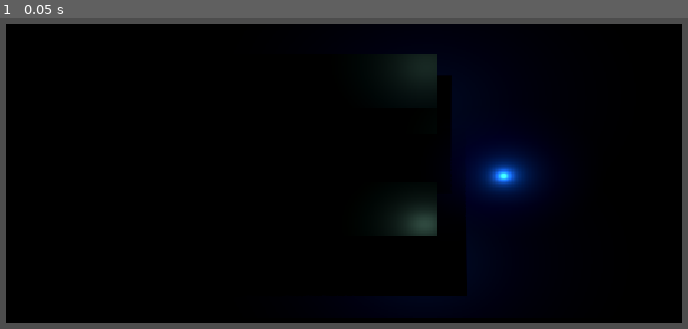
Above: before the commit, frame 1.
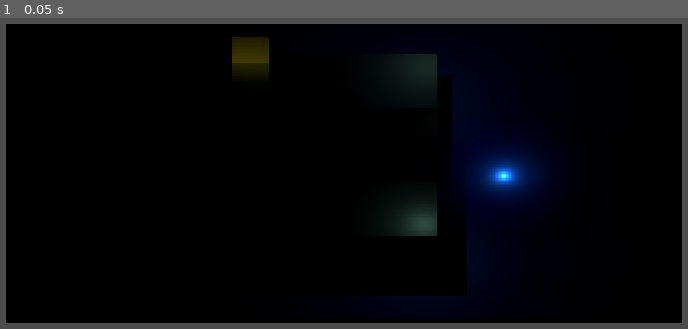
Above: after the commit, the same moment.

Repository: Rovert-XI/Hey-HO
Game: Godot game, scene res://Scenes/zona_b.tscn
The game is run twice, just before and just after one commit, with the same random seed, the same clock (stepped at 60 frames per second) and the same inputs.
Inputs:
- Up to frame 1 (0.05 s): no input

The runs differ from the first frame. In frame 1, 0.6% of the frame differs, in the area x 33-40%, y 6-18%.

Commit message:
Implemente Nivel 2 (SistemaEventos y Disparador)
Agregue la lógica del disparador de alertas y el sistema de iluminación con decaimiento exponencial para la Zona B. Y organice la escena C, juntos con los scripts

Diff:
--- a/hey-ho!/Scenes/zona_b.tscn
+++ b/hey-ho!/Scenes/zona_b.tscn
@@ -1,6 +1,12 @@
 [gd_scene format=3 uid="uid://cxrjsrmelbbsl"]
 
 [ext_resource type="Script" uid="uid://sok0udsv5rqf" path="res://ScriptsZonaB/luz_parpadeante.gd" id="1_21en6"]
+[ext_resource type="Script" uid="uid://bybf4rkpaykla" path="res://ScriptsZonaB/disparador.gd" id="2_af74f"]
+[ext_resource type="Script" uid="uid://dhvhe5f7hqtea" path="res://ScriptsZonaC/contorl_jugador.gd" id="3_xykrd"]
+[ext_resource type="Script" uid="uid://cxp4d8dt3gqfb" path="res://ScriptsZonaC/lector_entrada.gd" id="4_ofdnd"]
+[ext_resource type="Script" uid="uid://b5id8v41ev61a" path="res://ScriptsZonaC/orientador.gd" id="5_y58oy"]
+[ext_resource type="Script" uid="uid://da608b1jxgalf" path="res://ScriptsZonaC/motor.gd" id="6_086nr"]
+[ext_resource type="Script" uid="uid://2fcqpyon520o" path="res://ScriptsZonaC/luz_jugador.gd" id="7_3erou"]
 
 [sub_resource type="StandardMaterial3D" id="StandardMaterial3D_13qdw"]
 albedo_color = Color(0.54509807, 0.3529412, 0.16862746, 1)
@@ -15,6 +21,16 @@
 [sub_resource type="BoxMesh" id="BoxMesh_21en6"]
 material = SubResource("StandardMaterial3D_x4l8m")
 size = Vector3(18, 0.2, 11)
+
+[sub_resource type="BoxShape3D" id="BoxShape3D_xrivr"]
+
+[sub_resource type="StandardMaterial3D" id="StandardMaterial3D_toaxk"]
+albedo_color = Color(0.83014524, 0.81369406, 3.85046e-07, 1)
+
+[sub_resource type="BoxMesh" id="BoxMesh_266tf"]
+material = SubResource("StandardMaterial3D_toaxk")
+
+[sub_resource type="BoxShape3D" id="BoxShape3D_w00in"]
 
 [node name="ZonaB" type="Node3D" unique_id=512741483]
 
@@ -44,7 +60,7 @@
 script = ExtResource("1_21en6")
 semilla = 20
 
-[node name="Camera3D" type="Camera3D" parent="." unique_id=108237781]
+[node name="CameraSeguidora" type="Camera3D" parent="." unique_id=108237781]
 transform = Transform3D(1, 0, 0, 0, 0.70258313, 0.7116017, 0, -0.7116017, 0.70258313, 2.959046, 3.1869583, 3.718635)
 projection = 1
 size = 12.0
@@ -61,3 +77,52 @@
 [node name="Agua" type="MeshInstance3D" parent="." unique_id=1518218980]
 transform = Transform3D(1, 0, 0, 0, 1, 0, 0, 0, 1, 2.5, -1, 0)
 mesh = SubResource("BoxMesh_21en6")
+
+[node name="Disparador" type="Area3D" parent="." unique_id=572695603]
+transform = Transform3D(1, 0, 0, 0, 1, 0, 0, 0, 1, 0, 1.495794, -3.1260743)
+collision_mask = 9
+script = ExtResource("2_af74f")
+
+[node name="CollisionShape3D" type="CollisionShape3D" parent="Disparador" unique_id=1651613197]
+transform = Transform3D(1, 0, 0, 0, 1, 0, 0, 0, 1, -1.8972876, -0.3704989, 0.94384813)
+shape = SubResource("BoxShape3D_xrivr")
+
+[node name="LuzEvento" type="OmniLight3D" parent="." unique_id=1709201245]
+transform = Transform3D(1, 0, 0, 0, 1, 0, 0, 0, 1, -1.902172, 0.9809339, -2.16574)
+light_color = Color(0.8392157, 0.22745098, 0.22745098, 1)
+light_energy = 0.0
+omni_range = 4.0
+omni_attenuation = 2.0
+
+[node name="SistemaEventos" type="Node" parent="." unique_id=1234611545]
+
+[node name="Jugador" type="CharacterBody3D" parent="." unique_id=387963471]
+transform = Transform3D(1, 0, 0, 0, 1, 0, 0, 0, 1, 0, 0.76599276, 0)
+collision_mask = 3
+motion_mode = 1
+script = ExtResource("3_xykrd")
+
+[node name="Modelo" type="Node3D" parent="Jugador" unique_id=263502837]
+
+[node name="Cuerpo" type="MeshInstance3D" parent="Jugador/Modelo" unique_id=681865704]
+transform = Transform3D(1, 0, 0, 0, 1, 0, 0, 0, 1, 0, 0.26805925, -2.1496253)
+mesh = SubResource("BoxMesh_266tf")
+
+[node name="LectorEntrada" type="Node" parent="Jugador" unique_id=1690760703]
+script = ExtResource("4_ofdnd")
+
+[node name="Orientador" type="Node" parent="Jugador" unique_id=859394078 node_paths=PackedStringArray("modelo")]
+script = ExtResource("5_y58oy")
+modelo = NodePath("../Modelo")
+
+[node name="Motor" type="Node" parent="Jugador" unique_id=836700799]
+script = ExtResource("6_086nr")
+
+[node name="CollisionShape3D" type="CollisionShape3D" parent="Jugador" unique_id=1145980833]
+transform = Transform3D(1, 0, 0, 0, 1, 0, 0, 0, 1, 0, 0.26805925, -2.1496253)
+shape = SubResource("BoxShape3D_w00in")
+
+[node name="LuzJugador" type="OmniLight3D" parent="Jugador" unique_id=1146657980]
+transform = Transform3D(1, 0, 0, 0, 1, 0, 0, 0, 1, 0, 4.53693, 0)
+light_color = Color(0.9647059, 0.90588236, 0.6901961, 1)
+script = ExtResource("7_3erou")
--- a/hey-ho!/zona_c.tscn
+++ b/hey-ho!/Scenes/zona_c.tscn
@@ -1,17 +1,17 @@
 [gd_scene format=3 uid="uid://dnrp6psx1ka11"]
 
-[ext_resource type="Script" uid="uid://dhvhe5f7hqtea" path="res://contorl_jugador.gd" id="1_q4wug"]
-[ext_resource type="Script" uid="uid://cxp4d8dt3gqfb" path="res://lector_entrada.gd" id="2_gdjdl"]
-[ext_resource type="Script" uid="uid://b5id8v41ev61a" path="res://orientador.gd" id="3_6eotj"]
-[ext_resource type="Script" uid="uid://da608b1jxgalf" path="res://motor.gd" id="4_nknid"]
-[ext_resource type="Script" uid="uid://2fcqpyon520o" path="res://luz_jugador.gd" id="5_e2xqd"]
-[ext_resource type="Script" uid="uid://c7pqpun72v61x" path="res://camera_seguidora.gd" id="5_toaxk"]
+[ext_resource type="Script" uid="uid://dhvhe5f7hqtea" path="res://ScriptsZonaC/contorl_jugador.gd" id="1_q4wug"]
+[ext_resource type="Script" uid="uid://cxp4d8dt3gqfb" path="res://ScriptsZonaC/lector_entrada.gd" id="2_gdjdl"]
+[ext_resource type="Script" uid="uid://b5id8v41ev61a" path="res://ScriptsZonaC/orientador.gd" id="3_6eotj"]
+[ext_resource type="Script" uid="uid://da608b1jxgalf" path="res://ScriptsZonaC/motor.gd" id="4_nknid"]
+[ext_resource type="Script" uid="uid://2fcqpyon520o" path="res://ScriptsZonaC/luz_jugador.gd" id="5_e2xqd"]
+[ext_resource type="Script" uid="uid://c7pqpun72v61x" path="res://ScriptsZonaC/camera_seguidora.gd" id="5_toaxk"]
 
-[sub_resource type="StandardMaterial3D" id="StandardMaterial3D_toaxk"]
+[sub_resource type="StandardMaterial3D" id="StandardMaterial3D_wvgtq"]
 albedo_color = Color(0.83014524, 0.81369406, 3.85046e-07, 1)
 
 [sub_resource type="BoxMesh" id="BoxMesh_0m3pf"]
-material = SubResource("StandardMaterial3D_toaxk")
+material = SubResource("StandardMaterial3D_wvgtq")
 
 [sub_resource type="BoxShape3D" id="BoxShape3D_ik31s"]
 
--- /dev/null
+++ b/hey-ho!/ScriptsZonaB/disparador.gd
@@ -0,0 +1,20 @@
+class_name Disparador
+extends Area3D
+
+signal evento(posicion: Vector3)
+
+@export var tecla := KEY_T
+@export var que_representa := "robar prendas" # la mecánica de nuestro recuadro
+var antes := false
+
+func _enter_tree() -> void:
+	add_to_group("disparadores") # el grupo que escucha el sistema de luces
+
+func _ready() -> void:
+	body_entered.connect(func(_cuerpo: Node3D) -> void: evento.emit(global_position))
+
+func _physics_process(_delta: float) -> void:
+	var ahora := Input.is_key_pressed(tecla)
+	if ahora and not antes:
+		evento.emit(global_position)
+	antes = ahora
--- /dev/null
+++ b/hey-ho!/ScriptsZonaB/sistema_eventos.gd
@@ -0,0 +1,28 @@
+class_name SistemaEventos
+extends Node
+
+@export var luz_evento: OmniLight3D
+@export var pico_destello := 4.0
+@export var k_destello := 6.0 # 1/s: qué tan rápido se apaga
+
+func _ready() -> void:
+	for d in get_tree().get_nodes_in_group("disparadores"):
+		d.evento.connect(_on_evento)
+	luz_evento.light_energy = 0.0
+
+	# Configuramos el color de alerta con el tono de peligro de la paleta (#D63A3A)
+	luz_evento.light_color = Color("#D63A3A")
+
+func _process(delta: float) -> void:
+	luz_evento.light_energy = decaer(luz_evento.light_energy, 0.0, k_destello, delta)
+	print(snappedf(luz_evento.light_energy, 0.001))
+
+func _on_evento(posicion: Vector3) -> void:
+	luz_evento.global_position = posicion + Vector3.UP * 1.5
+	luz_evento.light_energy = pico_destello
+
+static func decaer(actual: float, base: float, k: float, dt: float) -> float:
+	# NOTA: Se calcula el alpha exponencial de manera local ya que la ZonaB
+	# no utiliza CamaraSeguidora (arquitectura de cámara ortogonal fija).
+	var alpha := 1.0 - exp(-k * dt)
+	return actual + (base - actual) * alpha
--- a/hey-ho!/camera_seguidora.gd
+++ /dev/null
@@ -1,49 +0,0 @@
-class_name CamaraSeguidora
-extends Camera3D
-## Solución del Taller 2. Cámara que persigue al objetivo con suavidad.
-## Va como hija de Mundo (no del Jugador), con process_priority mayor que el Jugador
-## para moverse DESPUÉS de él en cada frame.
-
-@export var objetivo: Node3D
-@export var motor: Motor                  # opcional: para la anticipación (extra)
-@export var desfase := Vector3(0, 5, 7)
-@export var k := 3.0                      # rigidez: más grande, más pegada
-@export var usar_factor_fijo := false     # nivel 2: lerp con factor fijo por frame
-@export var factor_fijo := 0.1
-@export var anticipacion := 0.0           # extra: segundos de velocidad hacia adelante
-
-
-func _ready() -> void:
-	global_position = posicion_deseada()   # arranca en su sitio, no viaja desde el origen
-	look_at(objetivo.global_position)
-
-
-func posicion_deseada() -> Vector3:
-	var p := objetivo.global_position + desfase
-	if motor != null:
-		p += motor.velocidad * anticipacion
-	return p
-
-
-func _process(delta: float) -> void:
-	var alpha := factor_fijo if usar_factor_fijo else alpha_exponencial(k, delta)
-	global_position = suavizar(global_position, posicion_deseada(), alpha)
-	look_at(objetivo.global_position)
-
-
-## Nivel 3: fracción a avanzar en este frame. Tras 1 s queda e^(-k) a cualquier FPS.
-static func alpha_exponencial(k_: float, dt: float) -> float:
-	return 1.0 - exp(-k_ * dt)
-
-
-## Función pura: lerp escrito a mano.
-static func suavizar(actual: Vector3, deseada: Vector3, alpha: float) -> Vector3:
-	return actual + (deseada - actual) * alpha
-
-
-## Extra: la base que arma look_at, con productos cruz. La cámara mira hacia su -Z.
-static func base_mirando(desde: Vector3, hacia: Vector3, arriba := Vector3.UP) -> Basis:
-	var adelante := Vectores.normalizar(hacia - desde)
-	var derecha := Vectores.normalizar(adelante.cross(arriba))   # cero si son paralelos
-	var arriba_real := derecha.cross(adelante)
-	return Basis(derecha, arriba_real, -adelante)
--- a/hey-ho!/contorl_jugador.gd
+++ /dev/null
@@ -1,28 +0,0 @@
-class_name ControlJugador
-extends CharacterBody3D
-## Coordina las piezas. Va en "Jugador", que desde la Sesión 3 es un CharacterBody3D.
-## Corre en _physics_process: el cuerpo se mueve en el paso fijo de física (1/60 s).
-
-@export var mostrar_rapidez := false
-
-@onready var lector: LectorEntrada = $LectorEntrada
-@onready var motor: Motor = $Motor
-@onready var orientador: Orientador = $Orientador
-
-var posicion_anterior := Vector3.ZERO
-
-
-func _ready() -> void:
-	posicion_anterior = position
-
-
-
-func _physics_process(delta: float) -> void:
-	var direccion := lector.leer_direccion()
-	position.x = 0.0
-	motor.avanzar(direccion, delta)
-	orientador.mirar(direccion, delta)
-
-	if mostrar_rapidez and delta > 0.0:
-		print("rapidez: %.2f m/s" % (Vectores.longitud(position - posicion_anterior) / delta))
-	posicion_anterior = position
--- a/hey-ho!/lector_entrada.gd
+++ /dev/null
@@ -1,11 +0,0 @@
-class_name LectorEntrada
-extends Node
-## Responsabilidad: convertir las teclas en una dirección de largo 1 (o cero).
-
-
-func leer_direccion() -> Vector3:
-	var der := int(Input.is_key_pressed(KEY_D))
-	var izq := int(Input.is_key_pressed(KEY_A))
-	var atras := int(Input.is_key_pressed(KEY_S))
-	var adelante := int(Input.is_key_pressed(KEY_W))
-	return Vectores.normalizar(Vector3(der - izq, 0, atras - adelante))
--- a/hey-ho!/luz_jugador.gd
+++ /dev/null
@@ -1,24 +0,0 @@
-class_name LuzJugador
-extends OmniLight3D # o SpotLight3D si es una linterna
-@export var rango := 5.0 # m: hasta dónde alumbra
-@export var altura := 1.2 # m sobre los pies del jugador
-func _ready() -> void:
-	position = Vector3(0.0, altura, 0.0)
-	omni_range = rango # en un SpotLight3D es spot_range
-	omni_attenuation = 2.0 # la que se parece a 1/d²
-	print("atenuación: ",atenuacion(1.0), " ", atenuacion(2.0), " ", atenuacion(4.0))
-
-static func atenuacion(d: float, exponente: float = 2.0) -> float:
-	return 1.0 / pow(maxf(d, 0.0001), exponente)
-
-static func blinn_phong(normal: Vector3, hacia_luz: Vector3,
-	hacia_ojo: Vector3, brillo: float) -> float:
-	# TODO 1: normalizar los tres vectores (Vectores.normalizar)
-	var n = Vectores.normalizar(normal)
-	var l = Vectores.normalizar(hacia_luz)
-	var v = Vectores.normalizar(hacia_ojo)
-	# TODO 2: el vector medio h = normalizar(hacia_luz + hacia_ojo)
-	var h = Vectores.normalizar(l + v)
-	# TODO 3: max(0, n · h) elevado a brillo (pow)
-	var n_dot_h = maxf(0.0, n.dot(h))
-	return pow(n_dot_h, brillo)
--- a/hey-ho!/motor.gd
+++ /dev/null
@@ -1,23 +0,0 @@
-class_name Motor
-extends Node
-## Responsabilidad: la velocidad (aceleración y fricción) y mover al nodo padre.
-
-@export var velocidad_maxima := 5.0   # m/s
-@export var aceleracion := 20.0       # m/s²
-@export var friccion := 30.0          # m/s²
-
-var velocidad := Vector3.ZERO
-
-
-func avanzar(direccion: Vector3, dt: float) -> void:
-	velocidad = siguiente_velocidad(velocidad, direccion, velocidad_maxima, aceleracion, friccion, dt)
-	velocidad.x = 0.0
-	(get_parent() as Node3D).position += velocidad * dt
-
-
-## Función pura: no toca la escena, así que se puede probar con números.
-static func siguiente_velocidad(actual: Vector3, direccion: Vector3, maxima: float,
-		acel: float, fric: float, dt: float) -> Vector3:
-	if direccion != Vector3.ZERO:
-		return Vectores.acercar(actual, direccion * maxima, acel * dt)
-	return Vectores.acercar(actual, Vector3.ZERO, fric * dt)
--- a/hey-ho!/orientador.gd
+++ /dev/null
@@ -1,19 +0,0 @@
-class_name Orientador
-extends Node
-## Responsabilidad: girar el Modelo (no el Jugador) hacia la dirección de movimiento.
-
-@export var modelo: Node3D
-@export var velocidad_giro := 10.0
-
-
-func mirar(direccion: Vector3, dt: float) -> void:
-	# Sin dirección no se toca el ángulo: el modelo se queda mirando hacia donde iba.
-	if direccion == Vector3.ZERO:
-		return
-	modelo.rotation.y = lerp_angle(modelo.rotation.y, angulo_hacia(direccion), velocidad_giro * dt)
-
-
-## En Godot "adelante" con ángulo 0 es -Z, y girar en +Y lleva -Z hacia -X:
-## rotar (0, 0, -1) un ángulo θ da (-sen θ, 0, -cos θ), así que θ = atan2(-x, -z). En radianes.
-static func angulo_hacia(d: Vector3) -> float:
-	return atan2(-d.x, -d.z)
--- a/hey-ho!/vectores.gd
+++ /dev/null
@@ -1,23 +0,0 @@
-class_name Vectores
-## Solucionario del Taller 1 (solo profesor). Operaciones de vectores hechas a mano:
-## el taller prohíbe length(), normalized(), distance_to() y move_toward().
-
-
-static func longitud(v: Vector3) -> float:
-	return sqrt(v.x * v.x + v.y * v.y + v.z * v.z)
-
-
-## Nivel 1. Sin tecla el vector es (0, 0, 0): dividir por cero daría NaN.
-static func normalizar(v: Vector3) -> Vector3:
-	var largo := longitud(v)
-	if largo == 0.0:
-		return Vector3.ZERO
-	return v / largo
-
-
-## Nivel 2. Avanza desde "actual" hacia "objetivo" como máximo "paso", sin pasarse.
-static func acercar(actual: Vector3, objetivo: Vector3, paso: float) -> Vector3:
-	var diferencia := objetivo - actual
-	if longitud(diferencia) <= paso:
-		return objetivo
-	return actual + normalizar(diferencia) * paso
Not shown, added: hey-ho!/ScriptsZonaB/disparador.gd.uid
Not shown, added: hey-ho!/ScriptsZonaB/sistema_eventos.gd.uid
Not shown, removed: hey-ho!/camera_seguidora.gd.uid
Not shown, removed: hey-ho!/contorl_jugador.gd.uid
Not shown, removed: hey-ho!/lector_entrada.gd.uid
Not shown, removed: hey-ho!/luz_jugador.gd.uid
Not shown, removed: hey-ho!/motor.gd.uid
Not shown, removed: hey-ho!/orientador.gd.uid
Not shown, removed: hey-ho!/vectores.gd.uid
